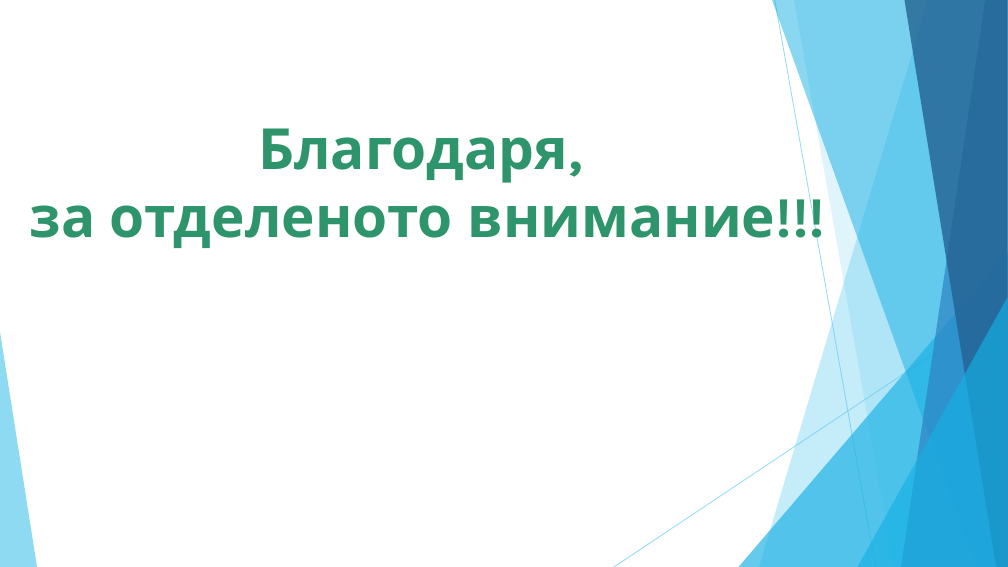
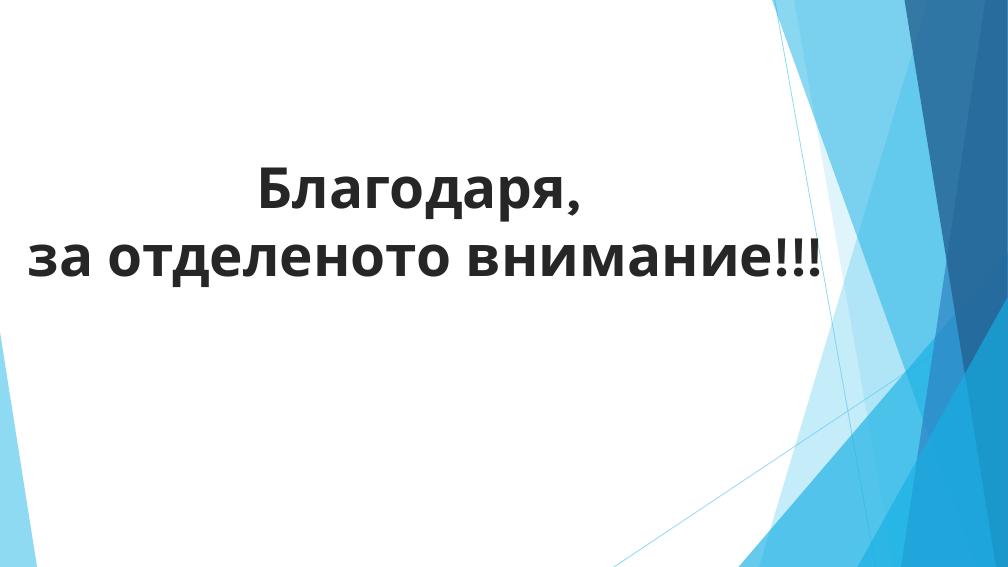
Before and after one commit to Code4Tarnovo/CMD, a slide deck: slide 7 of хакатон-2016.odp. Drawn at 1008x567 pixels with LibreOffice and Linux fonts; fonts in the diff are those of the drawing. Boxes give left, top, right and bottom in pixels: in the first picture for what was removed or moved away, otherwise in the second. Text is boxed around its words. In the diff, an @@ line names an element or a change of style, - is before the commit and + after.

```diff
--- a/хакатон-2016.odp
+++ b/хакатон-2016.odp
@@ free "Благодаря,": place and size @@
-free "Благодаря," at <box>8,110,833,253</box>
+free "Благодаря," at <box>6,147,831,291</box>
@@ free "Благодаря," at <box>6,147,831,291</box>: text colour #2E946B to #262626 @@
```
Also in this commit, not shown: 6 other slides changed, 5 other files.
